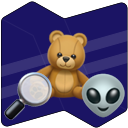
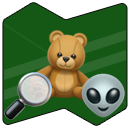
Layered file, before and after one edit (128x128). Changes by layer:
removed layer "Logo NWD" over [1, 1, 128, 128]
added group "NetWorkedDatas Logo" with 6 layers over [3, 3, 127, 125]
added layer "White" (20%) in group "NetWorkedDatas Logo" over [4, 23, 126, 105]
added layer "background Colored green" in group "NetWorkedDatas Logo" over [3, 3, 127, 125]
